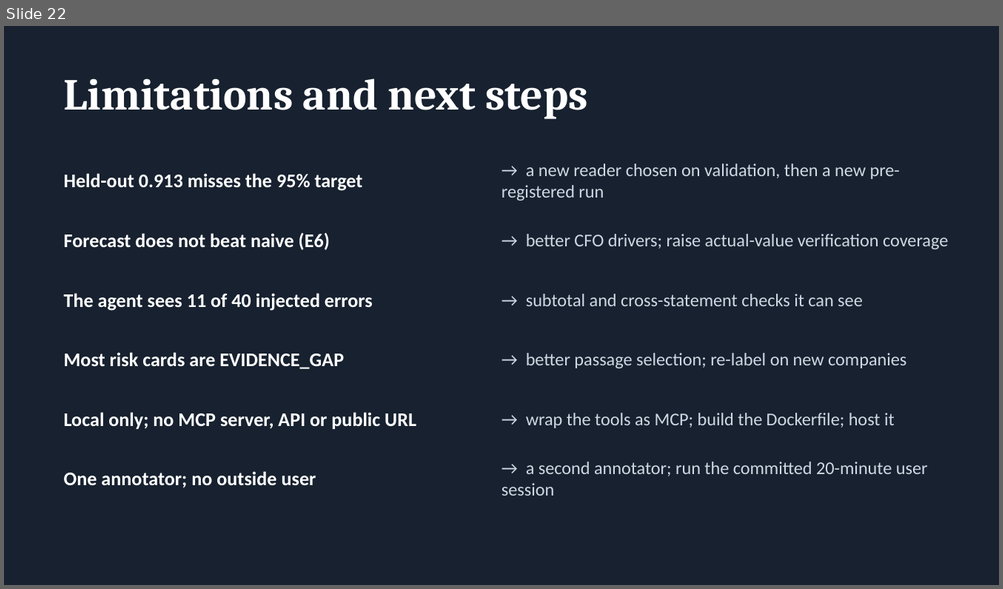
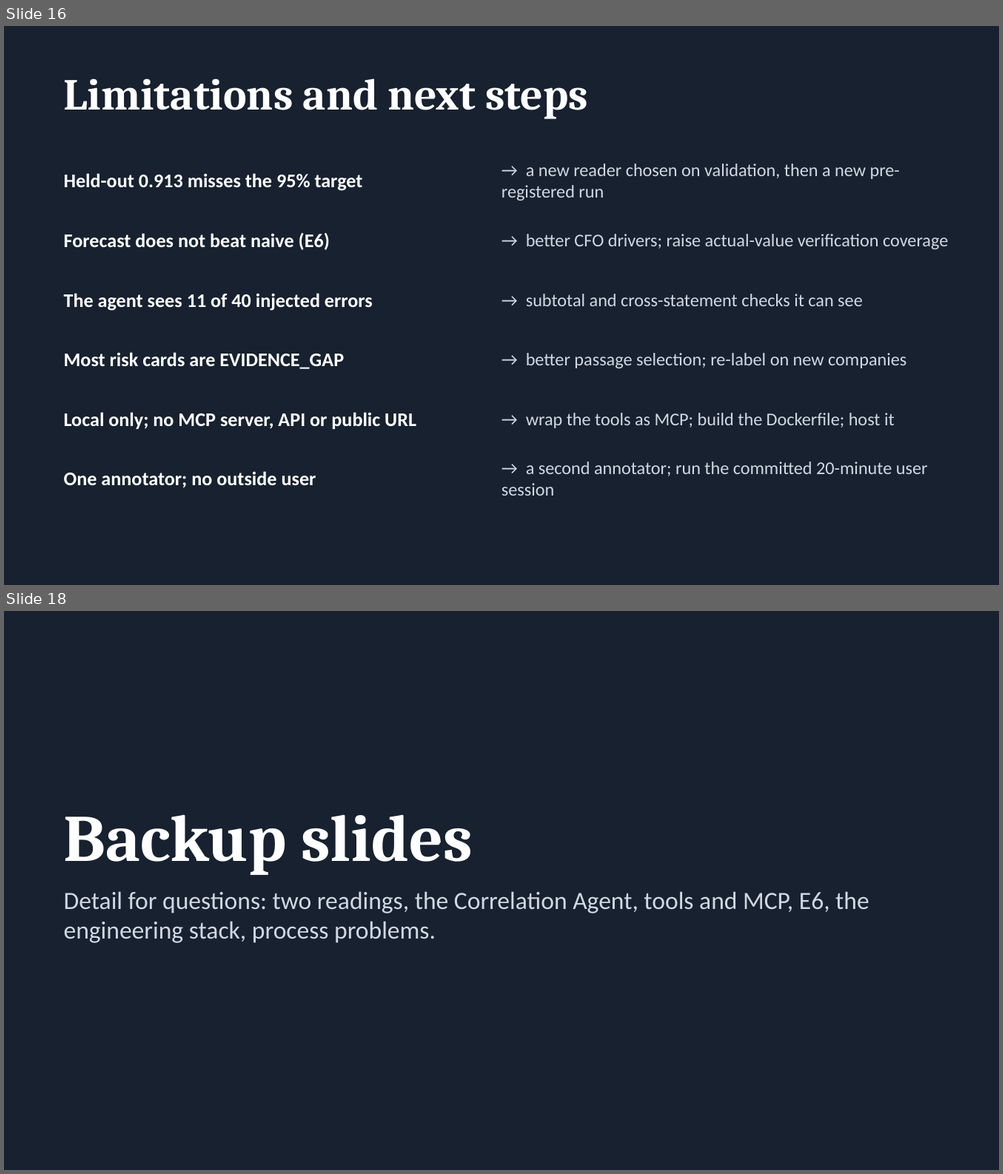
Before and after one commit to vojha95/finagent, a slide deck: docs/FinAgent_deck.pptx. Shown one above the other, each under a label of ours: slide 22 before the commit, slides 16 and 18 after it; the slides between them are not shown. The pictures are 1003x589 and 1003x1174 pixels, drawn with LibreOffice and Linux fonts; fonts in the diff are those of the drawing. Boxes give left, top, right and bottom in pixels: in the first picture for what was removed or moved away, otherwise in the second. Text is boxed around its words. In the diff, an @@ line names an element or a change of style, - is before the commit and + after.

Commit message:
Deck: team slide up front (five members, roll numbers, the part each owns and is examined on); 17 main slides sized for the 20-minute slot, 7 backup slides; agenda dropped

```diff
--- a/docs/FinAgent_deck.pptx
+++ b/docs/FinAgent_deck.pptx
@@ slide 18 added at (4, 611, 999, 1170), background #17212F @@
@@ title added at (64, 815, 472, 875), 48 pt, text #FFFFFF, bold @@
+Backup slides
@@ text added at (64, 891, 869, 943), 18 pt, text #CFD8E3 @@
+Detail for questions: two readings, the Correlation Agent, tools and MCP, E6, the engineering stack, process problems.
@@ what was slide 22 is now slide 16 @@
```
Also in this commit, not shown: 4 slides changed, 1 other slide added, 1 slide removed, 1 other file.
